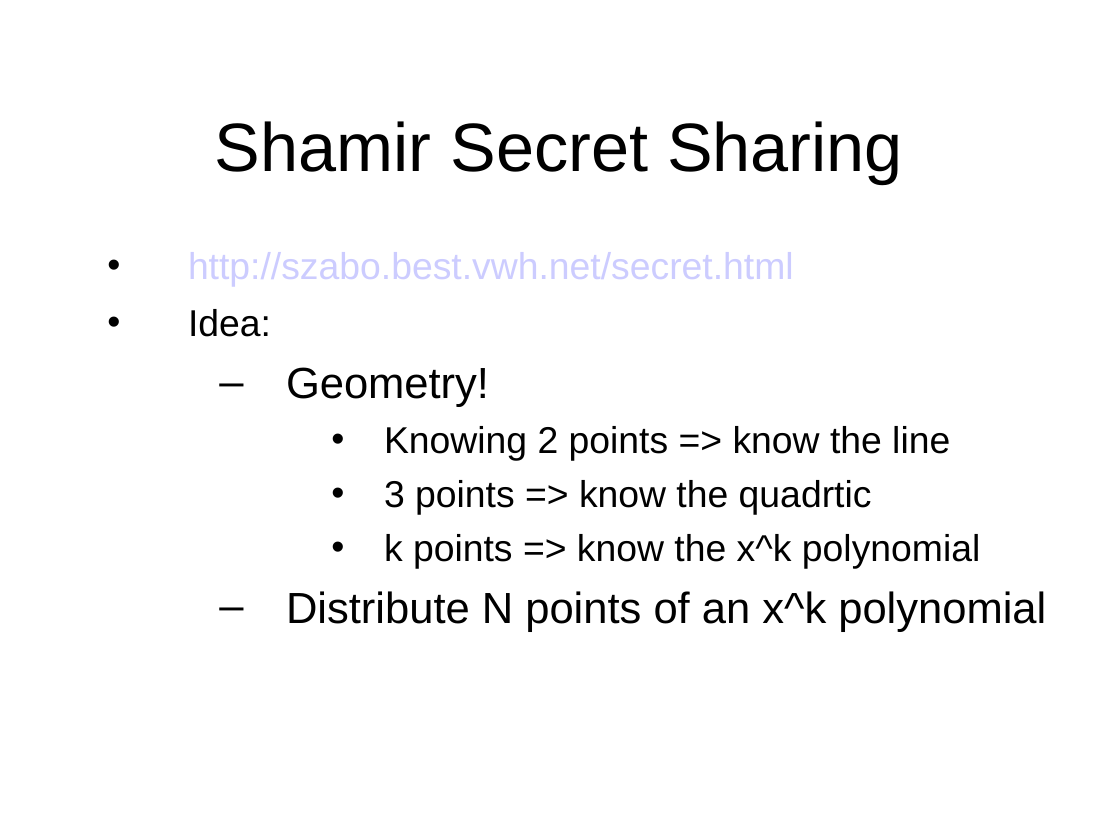
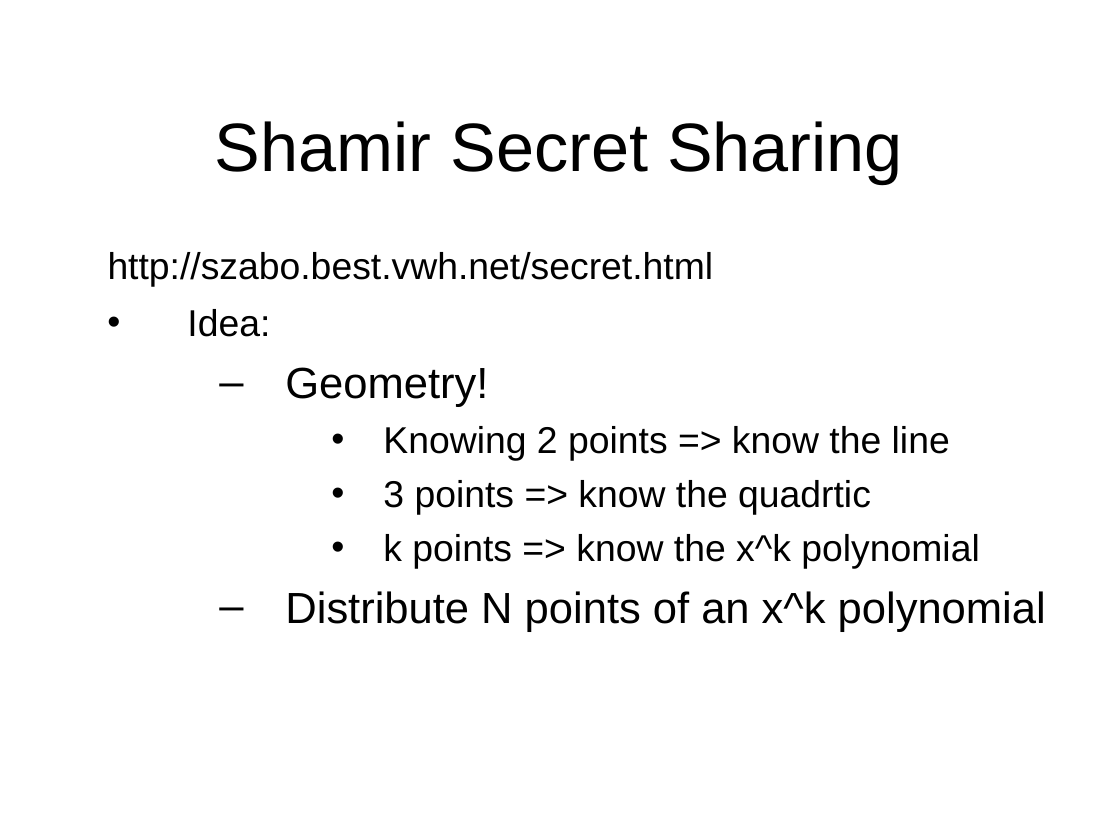
Before and after one commit to sftcd/cs7053, a slide deck: slide 134 of 2016lectures/03-crypto.ppt. Drawn at 1120x840 pixels with LibreOffice and Linux fonts; fonts in the diff are those of the drawing. Boxes give left, top, right and bottom in pixels: in the first picture for what was removed or moved away, otherwise in the second. Text is boxed around its words. In the diff, an @@ line names an element or a change of style, - is before the commit and + after.

```diff
--- a/2016lectures/03-crypto.ppt
+++ b/2016lectures/03-crypto.ppt
@@ text "http://szabo.best.vwh.net/secret.html" at bbox=[108, 252, 1046, 632]: text colour #CCCCFF to #000000 in "http://szabo.best.vwh.net/secret.html"; bullet • to none; indent changed @@
```
Also in this commit, not shown: 101 other slides changed, 3 other files.
